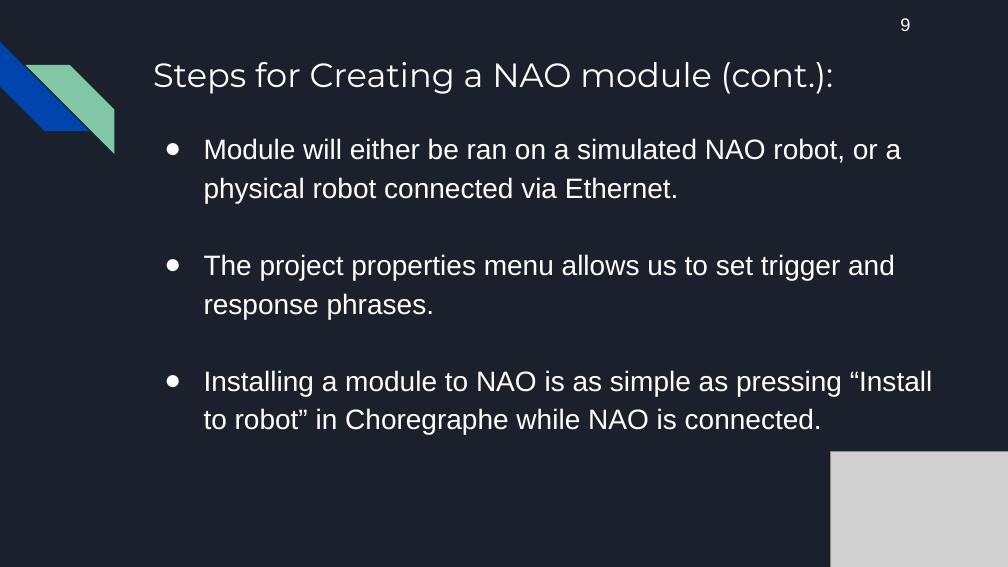
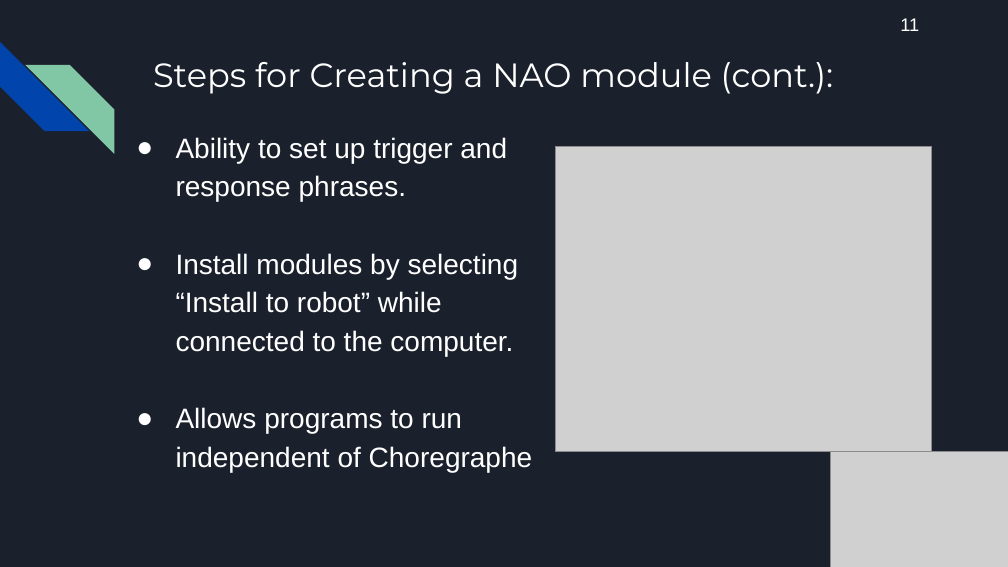
Before and after one commit to haileydhanens/CWU_AriGato, a slide deck: slide 12 of Documentation/AriGato Presentation #2 (1_31_2019).pptx (slide 10 before the commit). Drawn at 1008x567 pixels with LibreOffice and Linux fonts; fonts in the diff are those of the drawing; grey boxes stand for pictures. Boxes give left, top, right and bottom in pixels: in the first picture for what was removed or moved away, otherwise in the second. Text is boxed around its words. In the diff, an @@ line names an element or a change of style, - is before the commit and + after.

```diff
--- a/Documentation/AriGato Presentation #2 (1_31_2019).pptx
+++ b/Documentation/AriGato Presentation #2 (1_31_2019).pptx
@@ text at (900, 18, 919, 31): text changed @@
-9
+11
@@ text added at (176, 137, 533, 472), 20 pt, text #FFFFFF @@
+● Ability to set up trigger and response phrases.
+● Install modules by selecting “Install to robot” while connected to the computer.
+● Allows programs to run independent of Choregraphe
@@ text removed at (204, 138, 933, 435) @@
-● Module will either be ran on a simulated NAO robot, or a physical robot connected via Ethernet.
-● The project properties menu allows us to set trigger and response phrases.
-● Installing a module to NAO is as simple as pressing “Install to robot” in Choregraphe while NAO is connected.
@@ picture added at (555, 146, 931, 452) @@
```
Also in this commit, not shown: 10 other slides changed, 4 slides added, 2 slides removed, 1 other file.
